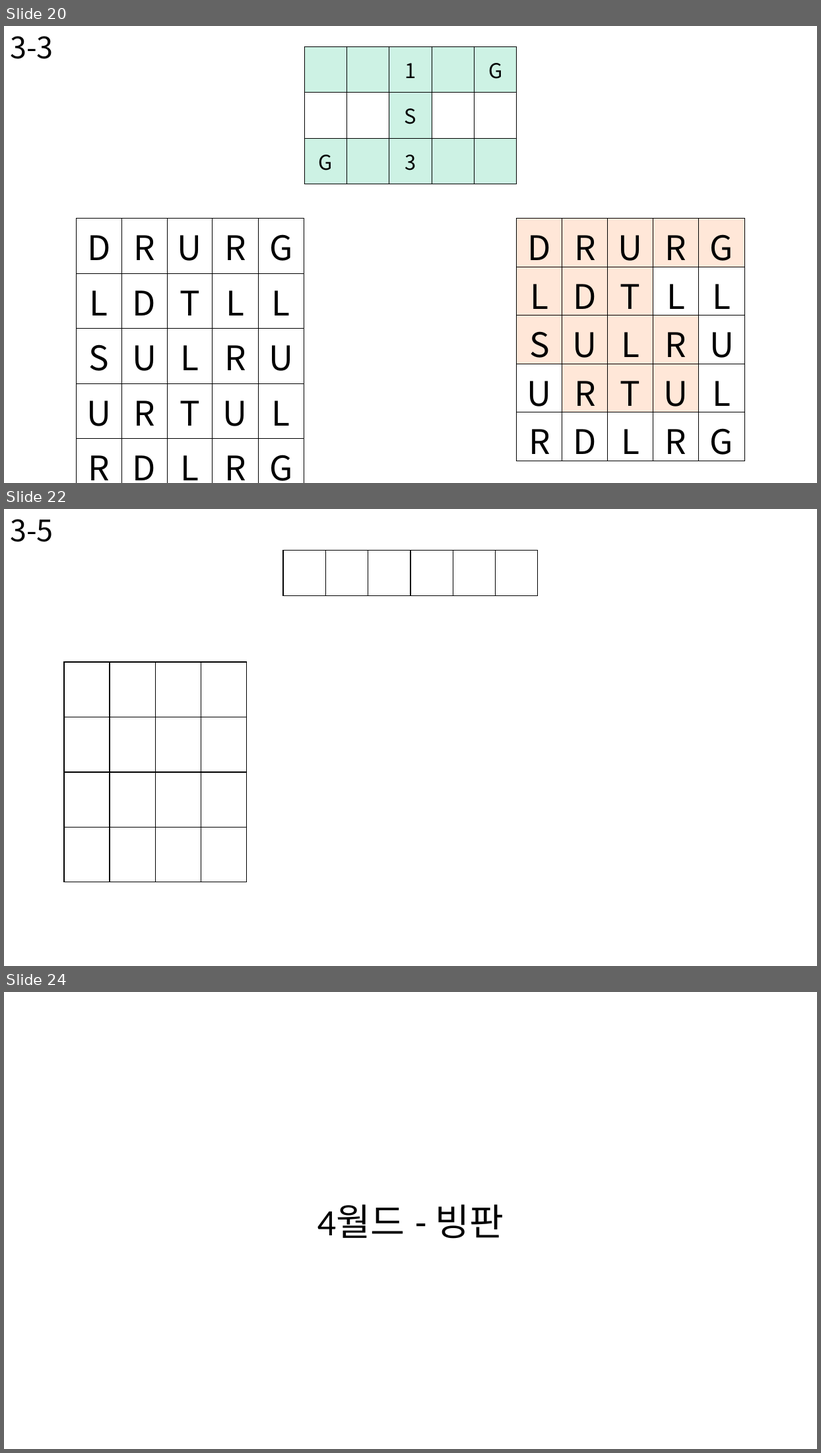
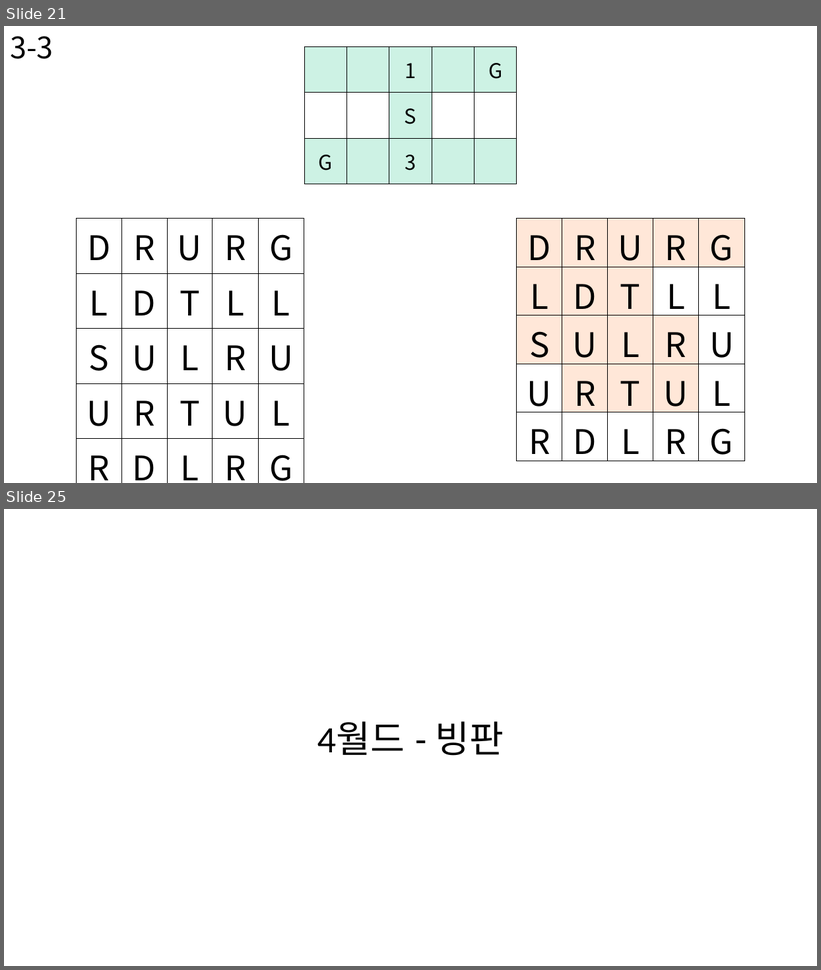
Before and after one commit to BSF0124/Brain-Control, a slide deck: etc/레벨디자인.pptx. Shown one above the other, each under a label of ours: slides 20, 22 and 24 before the commit, slides 21 and 25 after it; the slides between them are not shown. The pictures are 821x1453 and 821x970 pixels, drawn with LibreOffice and Linux fonts; fonts in the diff are those of the drawing. Boxes give left, top, right and bottom in pixels: in the first picture for what was removed or moved away, otherwise in the second. Text is boxed around its words. In the diff, an @@ line names an element or a change of style, - is before the commit and + after.

```diff
--- a/etc/레벨디자인.pptx
+++ b/etc/레벨디자인.pptx
@@ slide 22 removed at bbox=[4, 509, 817, 966], background #FFFFFF @@
@@ text removed at bbox=[10, 519, 53, 542] @@
-3-5
@@ table removed at bbox=[283, 551, 539, 596], 1 rows, 6 columns @@
- |  |  |  |  | 
@@ table removed at bbox=[64, 662, 247, 856], 4 rows, 4 columns @@
- |  |  | 
- |  |  | 
- |  |  | 
- |  |  | 
@@ what was slide 20 is now slide 21 @@
@@ what was slide 24 is now slide 25 @@
```
Also in this commit, not shown: 1 slide changed, 3 slides added, 1 other slide removed, 9 other files.
